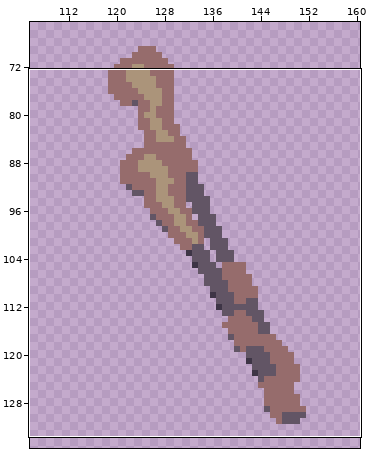
File history of a pixel-art file, resources/kid/unpacked/asesprite/weapons/staff.aseprite. The picture above shows the old version from afar; the outline marks the close-up.
Close-up. Earlier state:
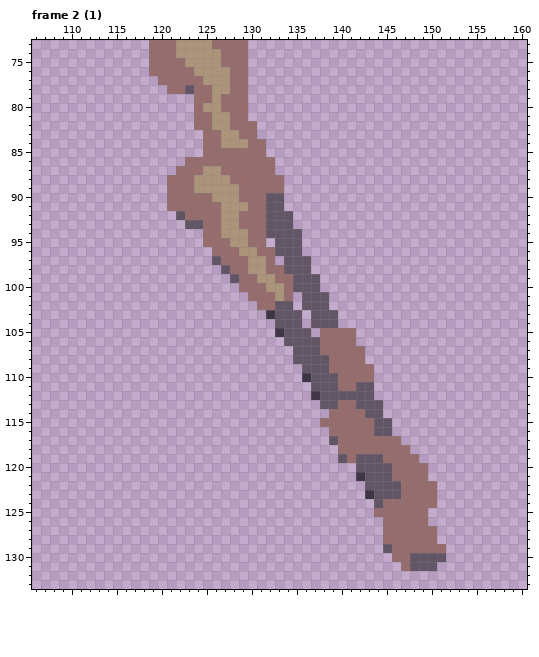
256x256 pixels, 64 frames. Shown: frame 2 (1): x 106..160, y 73..133. The wide view leaves out empty margins. The commit also changed other frames or places, which this record leaves out.
The same view after the edit:
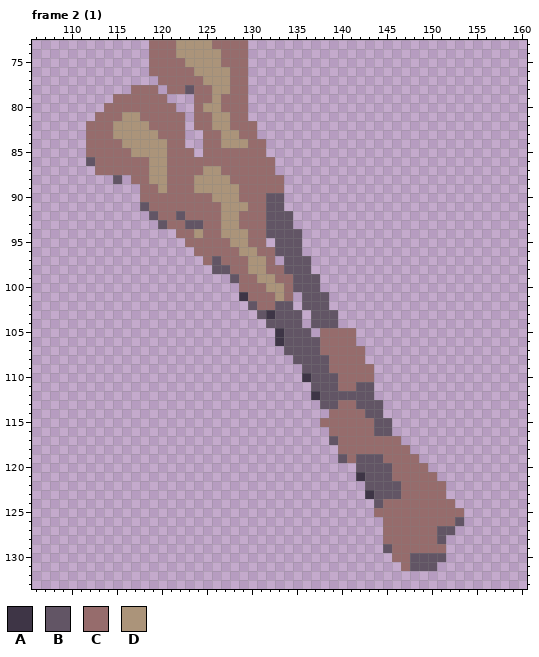
Palette (. is transparent): A #3e3546  B #625565  C #966c6c  D #ab947a
Edits made:
layer "strike" added
--- frame 2 (1), layer "strike"
@@ x 110..136 @@
  77 ..........CCCCCDDDCC.......
- 78 ...........CCBCCDDCC.......
- 79 ..............CCDCCC.......
- 80 ..............CDDCCC.......
- 81 ..............CCDDCC.......
- 82 ..............CCDDCCC......
- 83 ...............CCDDCC......
- 84 ...............CCDDDCC.....
- 85 ...............CCCCCCC.....
- 86 .............CCCCCCCCCC....
- 87 ............CCCDDCCCCCC....
- 88 ...........CCCDDDDCCCCCC...
- 89 ...........CCCDDDDDCCCCC...
- 90 ...........CCCCCDDDCCCBB...
- 91 ...........CCCCCCDDDCCBB...
- 92 ............BCCCCDDCCCBBB..
- 93 .............BBCCDDCCCBBB..
- 94 ...............CCDDDCCBBBB.
- 95 ...............CCCDDCC.BBB.
- 96 ................CCCDDCCBBB.
- 97 ................BCCCDDC.BBB
- 98 .................BCCDDCCBBB
+ 78 .......CCC.CCBCCDDCC.......
+ 79 .....CCCCCC...CCDCCC.......
+ 80 ....CCCCCCCC..CDDCCC.......
+ 81 ...CCCDDCCCCC.CCDDCC.......
+ 82 ..CCCDDDDCCCC.CCDDCCC......
+ 83 ..CCCDDDDDCCC..CCDDCC......
+ 84 ..CCCCDDDDDCC..CCDDDCC.....
+ 85 ..CCCCCDDDDCCC.CCCCCCC.....
+ 86 ..BCCCCCCDDCCCCCCCCCCCC....
+ 87 ...CCCCCCDDCCCCDDCCCCCC....
+ 88 .....B.CCDDCCCDDDDCCCCCC...
+ 89 ........CCDCCCDDDDDCCCCC...
+ 90 ........CCCCCCCCDDDCCCBB...
+ 91 ........BCCCCCCCCDDDCCBB...
+ 92 .........BCCBCCCCDDCCCBBB..
+ 93 ..........BCCBBCCDDCCCBBB..
+ 94 ............CCDCCDDDCCBBBB.
+ 95 .............CCCCCDDCC.BBB.
+ 96 ..............CCCCCDDCCBBB.
+ 97 ...............CBCCCDDC.BBB
+ 98 ................BBCCDDCCBBB
  99 ..................BCCDDCCBB
 100 ...................CCCDDCBB
-101 ....................CCCDC.B
-102 .....................CCBB.B
-103 ......................ABBB.
-104 .......................BBB.
+101 ...................ACCCDC.B
+102 ....................BCCBB.B
+103 .....................BABBB.
+104 ......................BBBB.
 105 .......................ABBB
-106 ........................BBB
-107 .........................BB
+106 .......................ABBB
+107 ........................BBB
 108 .........................BB
@@ x 148..155 @@
 120 CC......
-121 CC......
-122 CCC.....
-123 CCC.....
-124 CCC.....
-125 CC......
-126 CC......
-127 CCC.....
-128 CCC.....
+121 CCC.....
+122 CCCC....
+123 CCCC....
+124 CCCCC...
+125 CCCCCC..
+126 CCCCCB..
+127 CCCBB...
+128 CCCB....
 129 CCCC....
Boxes around the changes in both close-ups, in picture pixels (x1, y1, x2, y2):
added: (86, 85, 293, 355)
added: (428, 472, 464, 544)
